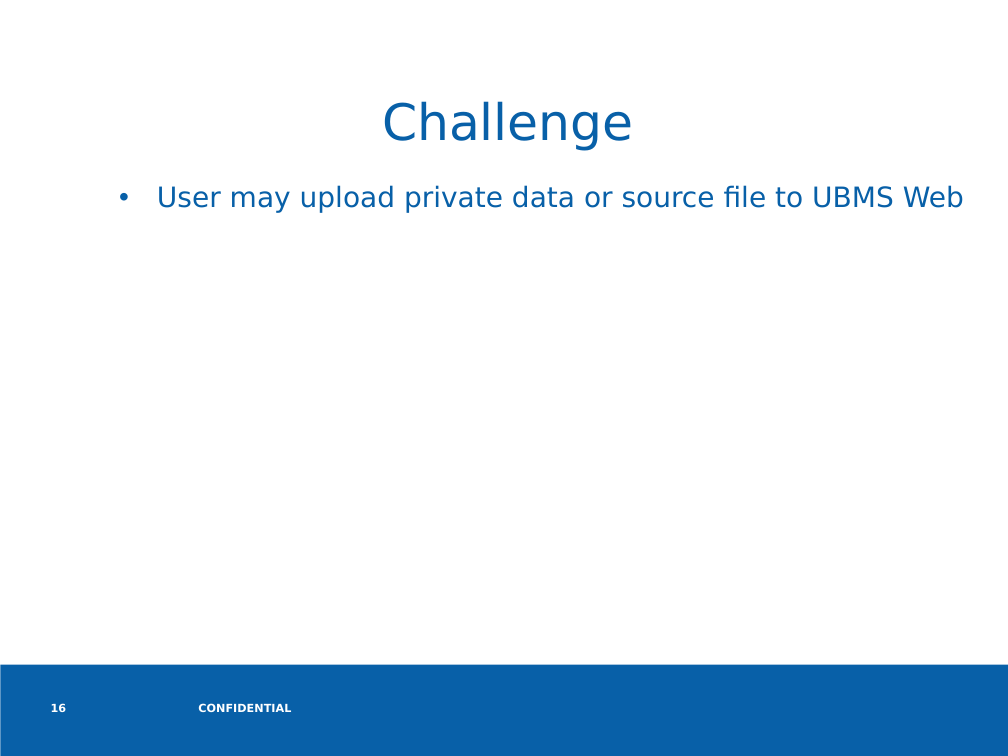
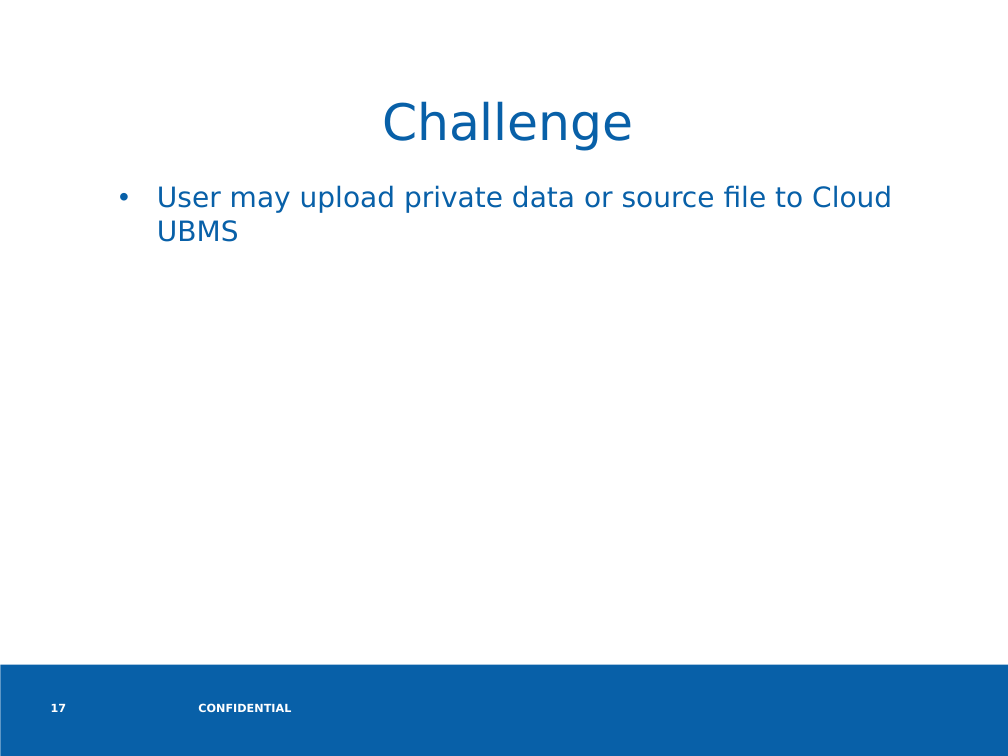
Before and after one commit to zhengyuxin/UBMS-Web, a slide deck: slide 17 of Docs/Cloud UBMS.ppt (slide 16 before the commit). Drawn at 1008x756 pixels with LibreOffice and Linux fonts; fonts in the diff are those of the drawing; background and template pictures are left out. Boxes give left, top, right and bottom in pixels: in the first picture for what was removed or moved away, otherwise in the second. Text is boxed around its words. In the diff, an @@ line names an element or a change of style, - is before the commit and + after.

Commit message:
Pilot v0.22 update "UBMS Web" to "Cloud UBMS" update table_form_wtf

```diff
--- a/Docs/Cloud UBMS.ppt
+++ b/Docs/Cloud UBMS.ppt
@@ text at [157, 185, 892, 242]: text changed @@
-• User may upload private data or source file to UBMS Web
+• User may upload private data or source file to Cloud UBMS
@@ page number at [51, 704, 67, 712]: text changed @@
-16
+17
```
Also in this commit, not shown: 2 other slides changed, 1 slide added, 1 slide removed, 8 other files.
